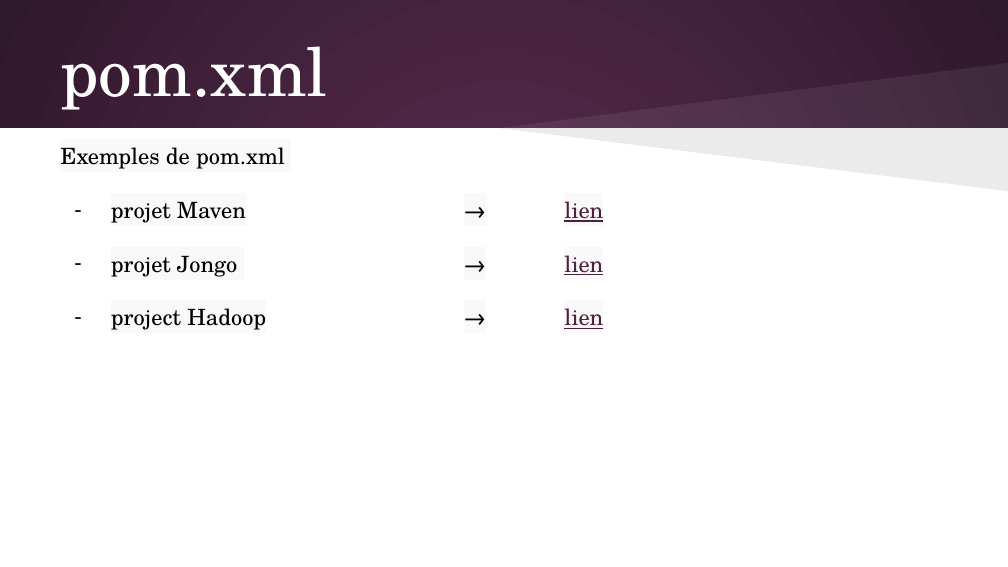
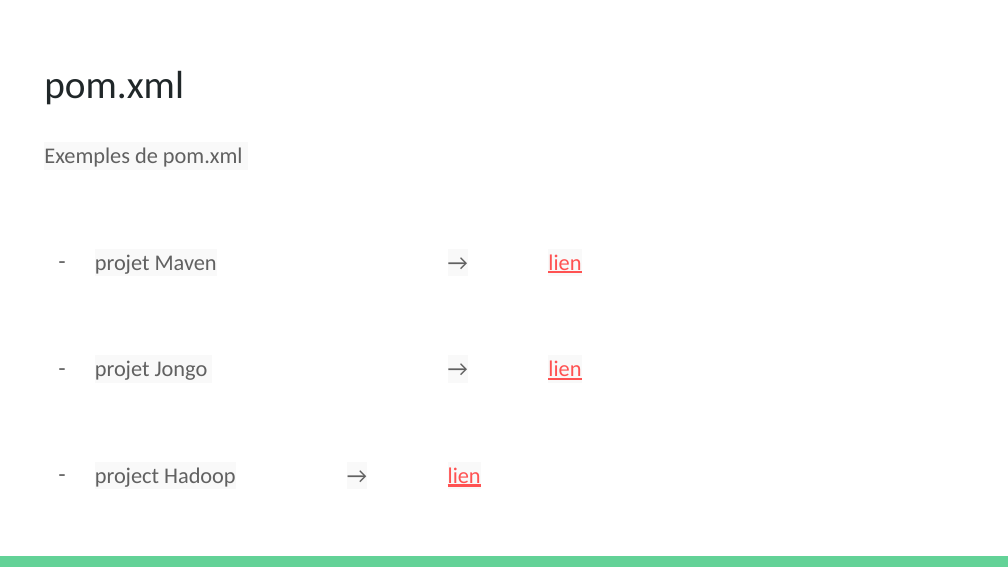
Before and after one commit to olivier-pitton/dant, a slide deck: slide 14 of maven/Cours Maven.pptx (slide 10 before the commit). Drawn at 1008x567 pixels with LibreOffice and Linux fonts; fonts in the diff are those of the drawing. Boxes give left, top, right and bottom in pixels: in the first picture for what was removed or moved away, otherwise in the second. Text is boxed around its words. In the diff, an @@ line names an element or a change of style, - is before the commit and + after.

Commit message:
Update maven

```diff
--- a/maven/Cours Maven.pptx
+++ b/maven/Cours Maven.pptx
@@ background gradient #592D50 to #30182B to #FFFFFF @@
@@ title "pom.xml": place and size @@
-title "pom.xml" at (60,46,327,110)
+title "pom.xml" at (44,70,184,105)
@@ title "pom.xml" at (44,70,184,105): size 48 to 28 pt, font TeX Gyre Schola to Calibri, text colour #FFFFFF to #202729; vertical alignment middle to top @@
@@ freeform shape removed at (499,62,1008,128) @@
@@ rectangle removed at (0,128,1008,566) @@
@@ text "Exemples de pom.xml": place and size @@
-text "Exemples de pom.xml" at (60,147,603,330)
+text "Exemples de pom.xml" at (44,147,581,487)
@@ text "Exemples de pom.xml" at (44,147,581,487): font TeX Gyre Schola to Calibri; text colour #000000 to #616161 in "Exemples de pom.xml", "projet Maven →", "projet Jongo →", "project Hadoop →"; text colour #511E3E to #FF5252 in "lien", "lien", "lien"; line spacing 1 to 1.15; more space between paragraphs; bullet colour #000000 to #616161 @@
@@ freeform shape removed at (499,128,1008,191) @@
@@ rectangle added at (0,556,1008,567), fill #63D297 @@
```
Also in this commit, not shown: 13 other slides changed, 1 slide added, 1 other file.
